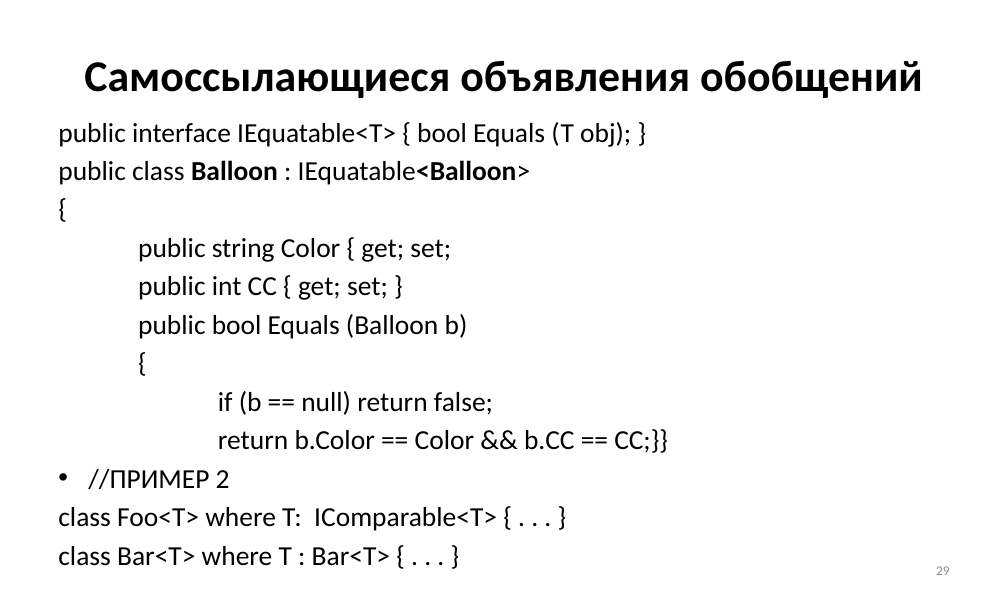
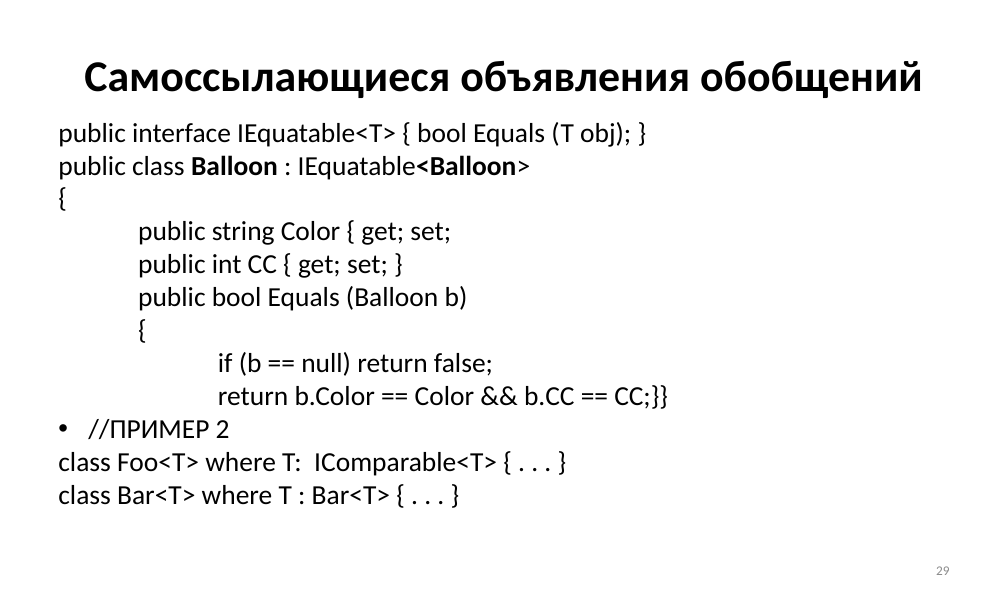
Before and after one commit to Mrztv/KRSU, a slide deck: slide 29 of 2026/ООП/Хмелева/Коллекции и обобщения.pptx. Drawn at 1008x598 pixels with LibreOffice and Linux fonts; fonts in the diff are those of the drawing. Boxes give left, top, right and bottom in pixels: in the first picture for what was removed or moved away, otherwise in the second. Text is boxed around its words. In the diff, an @@ line names an element or a change of style, - is before the commit and + after.

```diff
--- a/2026/ООП/Хмелева/Коллекции и обобщения.pptx
+++ b/2026/ООП/Хмелева/Коллекции и обобщения.pptx
@@ text "public interface IEquatable<T> { bool ..." at (58,122,668,505): less space between paragraphs @@
```
Also in this commit, not shown: 42 other slides changed, 1 other file.
